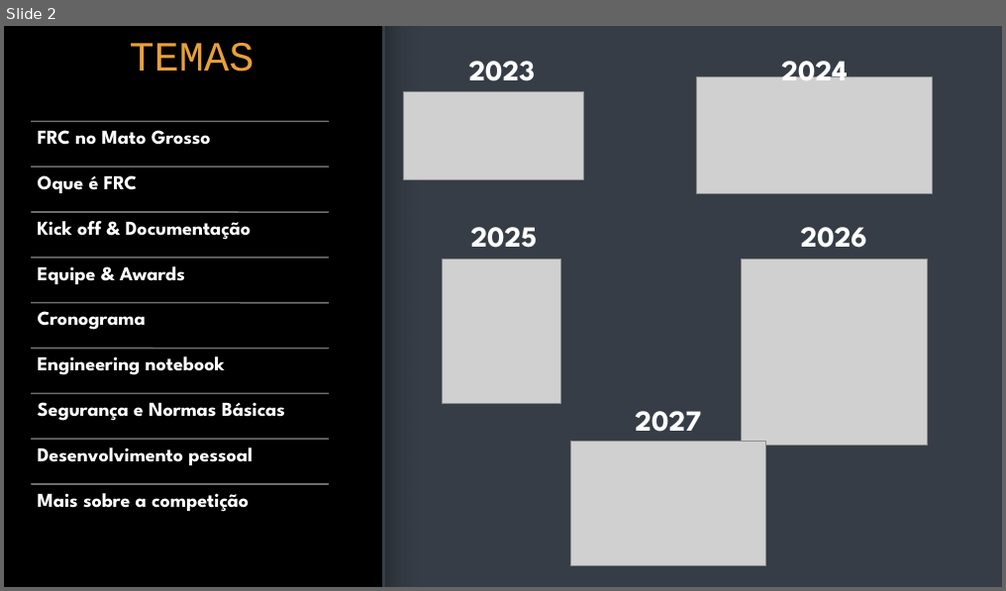
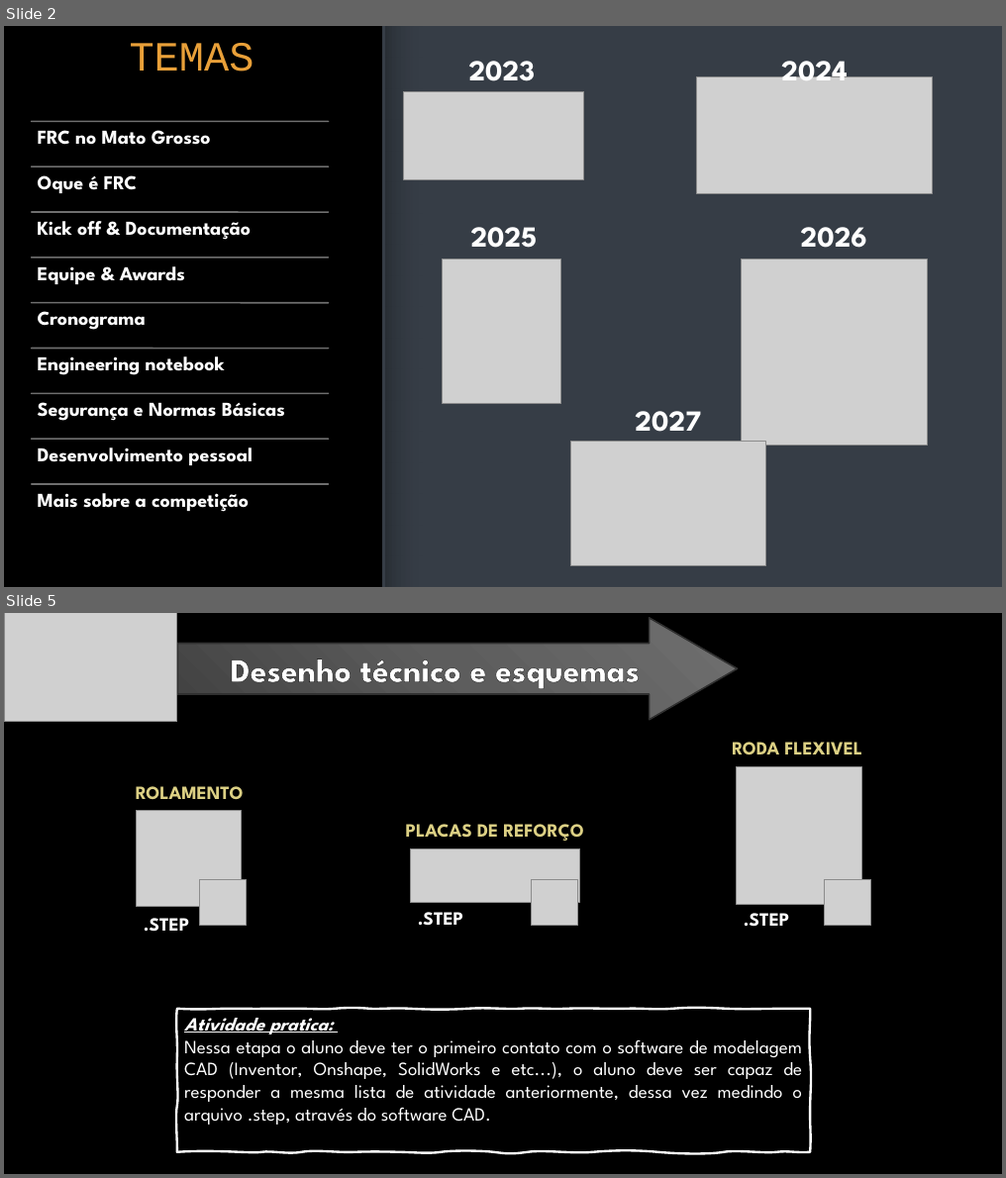
Before and after one commit to FRCMT-Repositories/Curso-2026, a slide deck: Montagem, Instalação e Integração de Sistemas Robóticos/FRC UC2.pptx. Shown one above the other, each under a label of ours: slide 2 before the commit, slides 2 and 5 after it; the slides between them are not shown. The pictures are 1006x591 and 1006x1178 pixels, drawn with LibreOffice and Linux fonts; fonts in the diff are those of the drawing; grey boxes stand for pictures; background and template pictures are left out. Boxes give left, top, right and bottom in pixels: in the first picture for what was removed or moved away, otherwise in the second. Text is boxed around its words. In the diff, an @@ line names an element or a change of style, - is before the commit and + after.

```diff
--- a/Montagem, Instalação e Integração de Sistemas Robóticos/FRC UC2.pptx
+++ b/Montagem, Instalação e Integração de Sistemas Robóticos/FRC UC2.pptx
@@ slide 5 added at [4,613,1002,1174], background picture (left out) @@
@@ picture added at [4,613,177,722] @@
@@ right arrow added at [177,618,738,719], fill gradient #424242 to #5E5E5E to #6F6F6F, outline #313131 1.5 pt, 32 pt, text #FFFFFF, bold @@
+Desenho técnico e esquemas
@@ text added at [732,742,862,755], 18 pt, text #DCD084, bold @@
+RODA FLEXIVEL
@@ text added at [136,786,244,799], 18 pt, text #DCD084, bold @@
+ROLAMENTO
@@ picture added at [737,767,862,904] @@
@@ picture added at [136,811,241,906] @@
@@ text added at [406,824,584,841], 18 pt, text #DCD084, bold @@
+PLACAS DE REFORÇO
@@ picture added at [411,849,580,903] @@
@@ picture added at [200,879,247,926] @@
@@ picture added at [532,879,578,926] @@
@@ picture added at [825,879,871,926] @@
@@ text added at [144,918,189,932], 18 pt, text #FFFFFF, bold @@
+.STEP
@@ text added at [418,912,463,926], 18 pt, text #FFFFFF, bold @@
+.STEP
@@ text added at [744,913,789,927], 18 pt, text #FFFFFF, bold @@
+.STEP
@@ freeform shape added at [177,1009,810,1153], outline #FFFFFF 2.25 pt, 18 pt, text #FFFFFF @@
+Atividade pratica:
+Nessa etapa o aluno deve ter o primeiro contato com o software de modelagem CAD (Inventor, Onshape, SolidWorks e etc...), o aluno deve ser capaz de responder a mesma lista de atividade anteriormente, dessa vez medindo o arquivo .step, através do software CAD.
```
Also in this commit, not shown: 2 other slides added, 1 slide removed, 2 other files.
